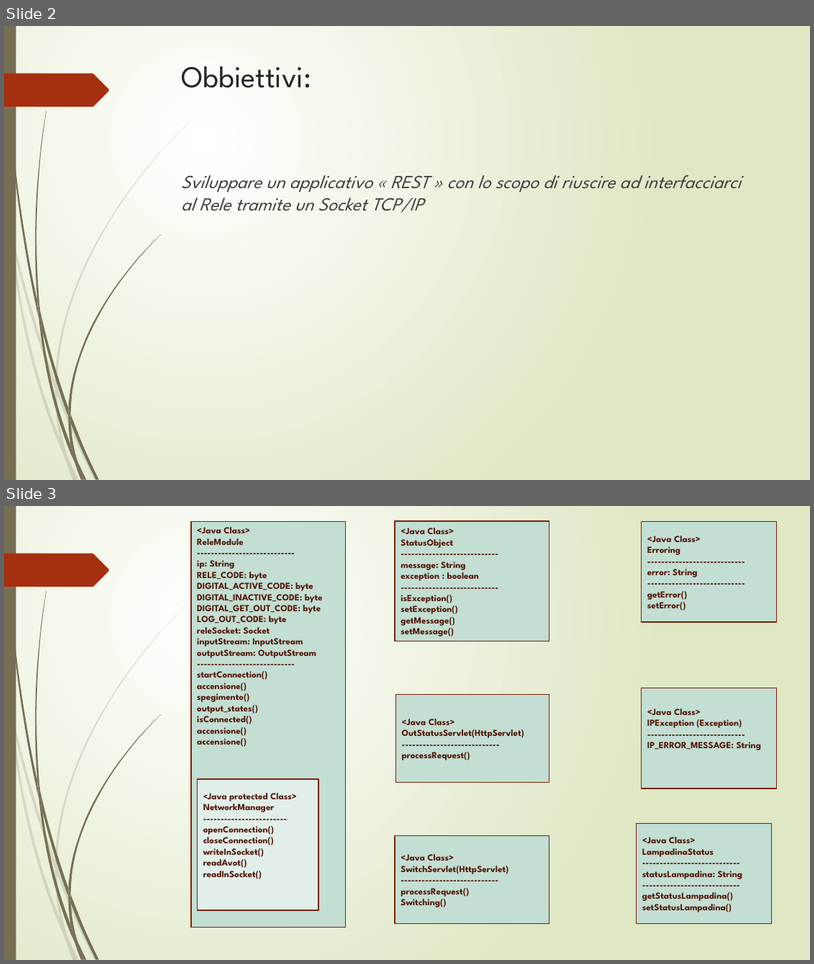
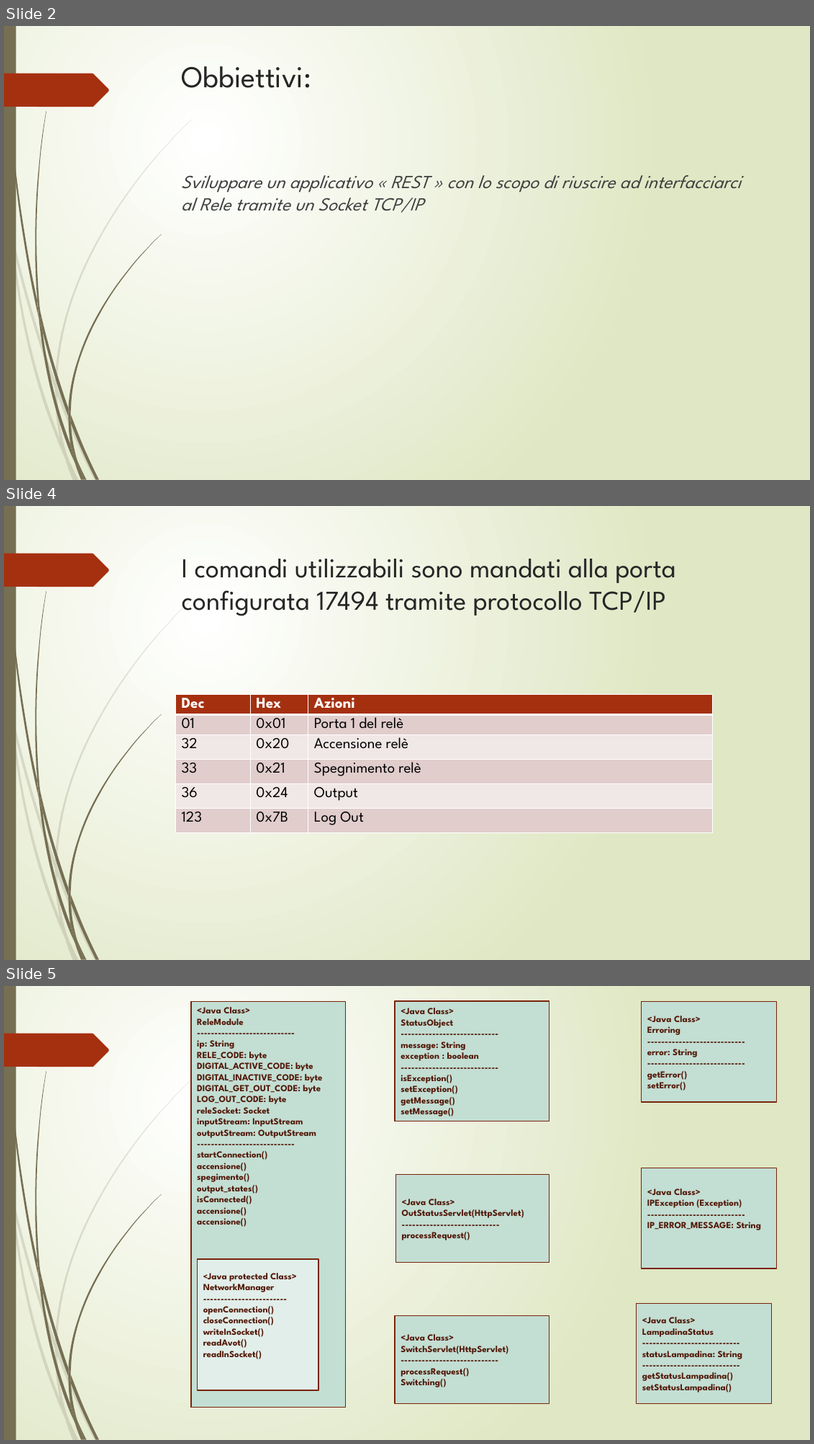
Before and after one commit to samuele794/Smart-Light-GestoreLuce2, a slide deck: Presentazione.pptx. Shown one above the other, each under a label of ours: slides 2 and 3 before the commit, slides 2, 4 and 5 after it; the slides between them are not shown. The pictures are 814x964 and 814x1444 pixels, drawn with LibreOffice and Linux fonts; fonts in the diff are those of the drawing. Boxes give left, top, right and bottom in pixels: in the first picture for what was removed or moved away, otherwise in the second. Text is boxed around its words. In the diff, an @@ line names an element or a change of style, - is before the commit and + after.

```diff
--- a/Presentazione.pptx
+++ b/Presentazione.pptx
@@ slide 4 added at (4, 506, 810, 960), background gradient #FFFFFF to #DFE8C4; not listed: 24 template elements that a slide beside it also shows @@
@@ title added at (182, 559, 676, 616), 32.4 pt, text #262626 @@
+I comandi utilizzabili sono mandati alla porta configurata 17494 tramite protocollo TCP/IP
@@ table added at (176, 694, 714, 841), 6 rows, 3 columns @@
+Dec | Hex | Azioni
+01 | 0x01 | Porta 1 del relè
+32 | 0x20 | Accensione relè
+33 | 0x21 | Spegnimento relè
+36 | 0x24 | Output
+123 | 0x7B | Log Out
@@ what was slide 3 is now slide 5 @@
```
Also in this commit, not shown: 1 other slide added, 2 other files.
